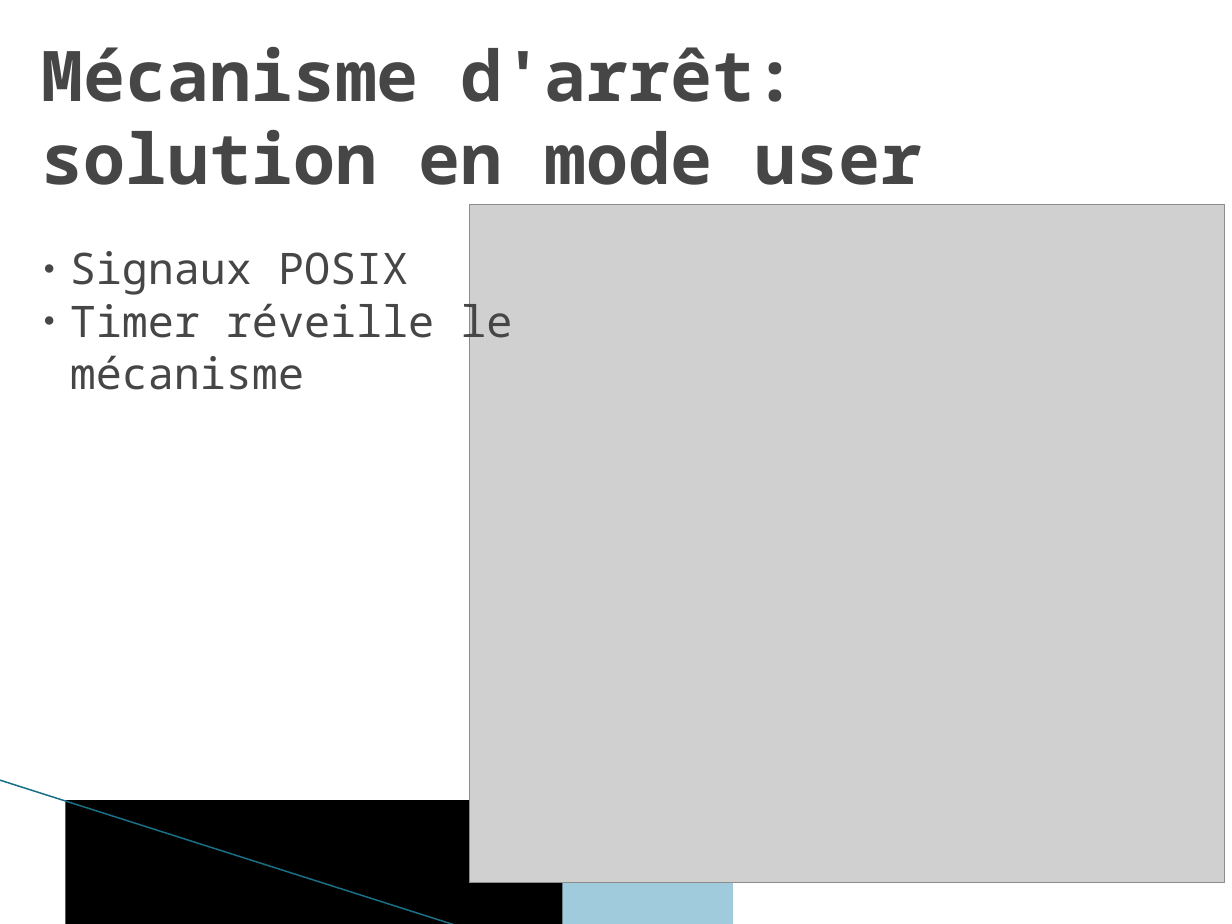
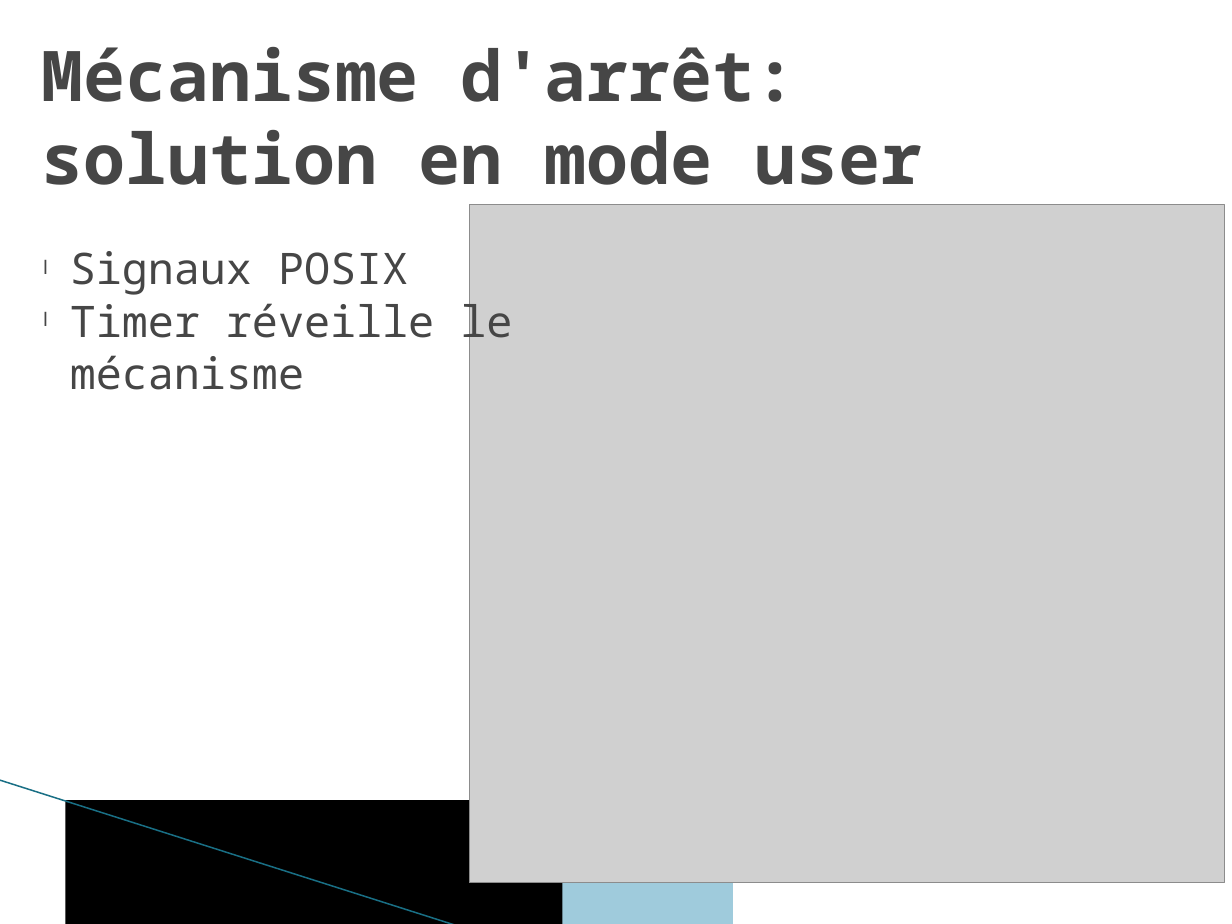
Before and after one commit to robertoxmed/c_memory_monitor, a slide deck: slide 10 of doc/Temps-Réel et Multi-coeurs.pptx. Drawn at 1232x924 pixels with LibreOffice and Linux fonts; fonts in the diff are those of the drawing; grey boxes stand for pictures; background and template pictures are left out. Boxes give left, top, right and bottom in pixels: in the first picture for what was removed or moved away, otherwise in the second. Text is boxed around its words. In the diff, an @@ line names an element or a change of style, - is before the commit and + after.

```diff
--- a/doc/Temps-Réel et Multi-coeurs.pptx
+++ b/doc/Temps-Réel et Multi-coeurs.pptx
@@ text "Signaux POSIX" at bbox=[70, 251, 512, 390]: bullet ● to l @@
```
Also in this commit, not shown: 13 other slides changed, 57 other files.
